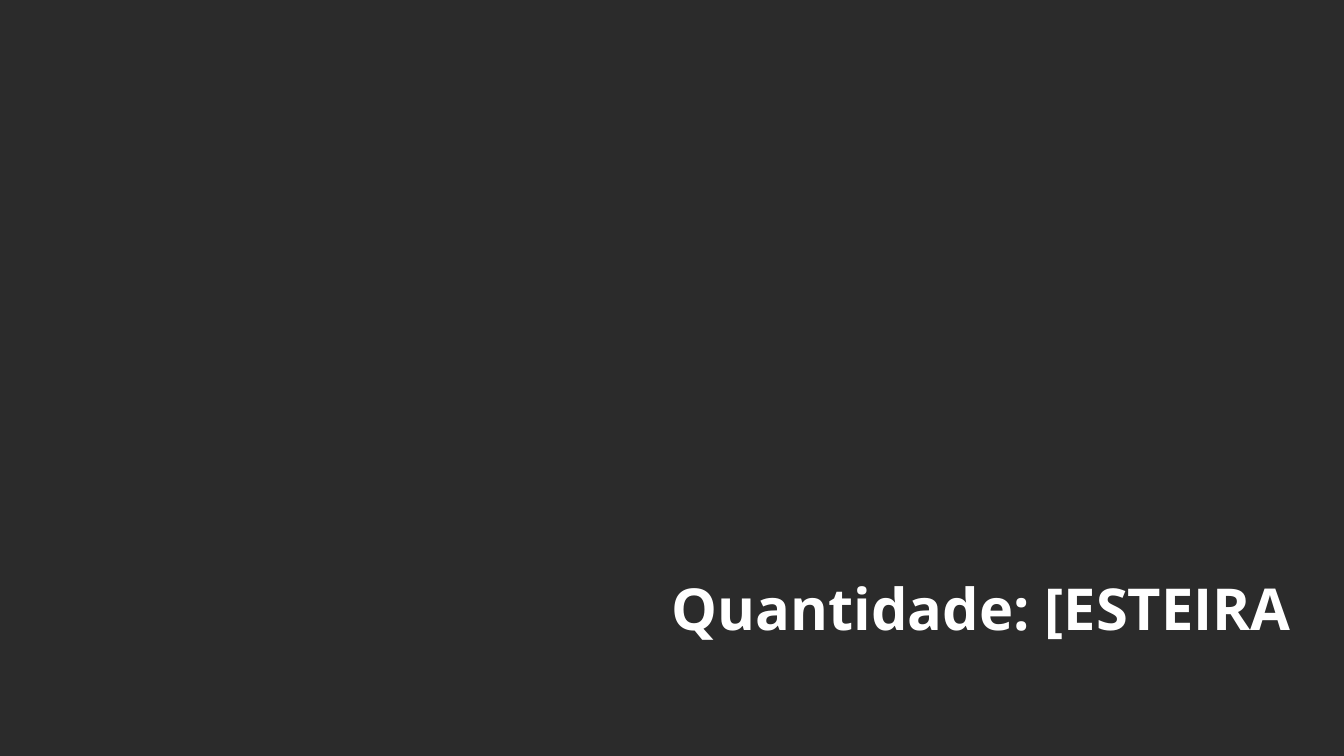
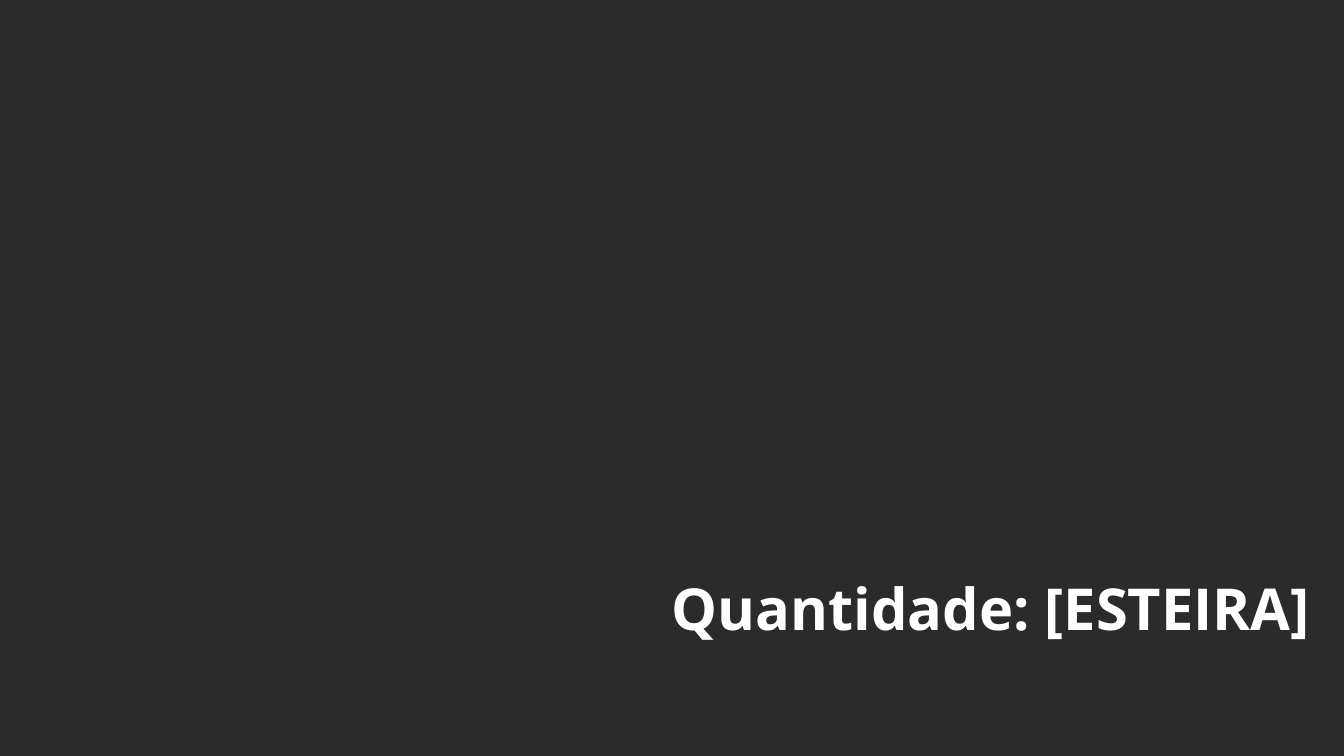
Before and after one commit to agencialumno/Site_duofitness, a slide deck: slide 12 of simulador_duofitness/templates/uno.pptx. Drawn at 1344x756 pixels with LibreOffice and Linux fonts; fonts in the diff are those of the drawing; background and template pictures are left out; a plain dark background stands for a picture behind light text. Boxes give left, top, right and bottom in pixels: in the first picture for what was removed or moved away, otherwise in the second. Text is boxed around its words. In the diff, an @@ line names an element or a change of style, - is before the commit and + after.

```diff
--- a/simulador_duofitness/templates/uno.pptx
+++ b/simulador_duofitness/templates/uno.pptx
@@ text at (672, 586, 1310, 640): text changed @@
-Quantidade: [ESTEIRA
+Quantidade: [ESTEIRA]
```
Also in this commit, not shown: 1 other slide changed, 1 other file.
